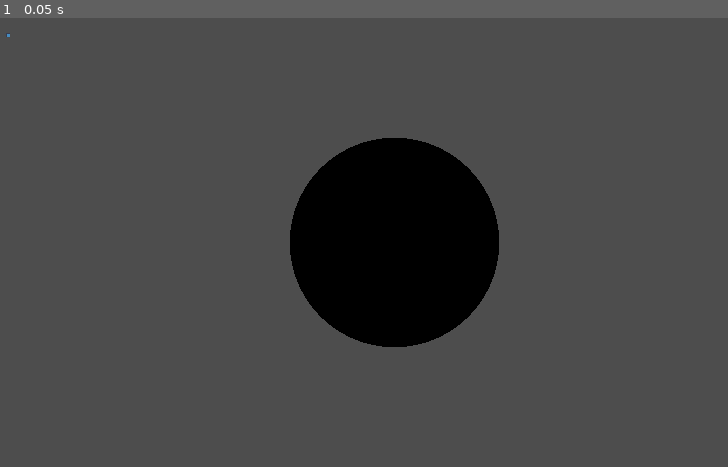
Above: before the commit, frame 1.
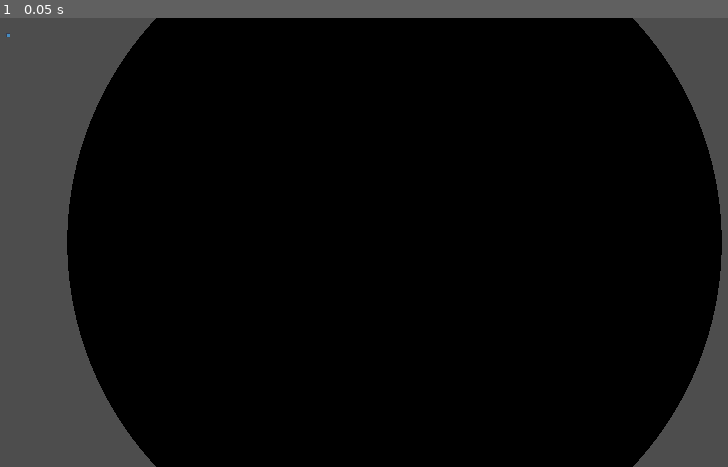
Above: after the commit, the same moment.

Repository: Chustrup/Raymarching---Godot
Game: Godot game, scene res://node_3d.tscn
The game is run twice, just before and just after one commit, with the same random seed, the same clock (stepped at 60 frames per second) and the same inputs. The engine's default icon, where the game draws it, is replaced by a stand-in: a white triangle on a blue panel in a dark square.
Inputs:
- Up to frame 1 (0.05 s): no input

The runs differ from the first frame. In frame 1, 72% of the frame differs, in the area x 9-100%, y 0-100%.

Commit message:
Lightning logic

Diff:
--- a/Raymarcher.gdshader
+++ b/Raymarcher.gdshader
@@ -1,9 +1,15 @@
 shader_type spatial;
+
+uniform bool lightning = false;
 
 varying vec3 CAMERA_POSITION;
 varying vec3 CAMERA_DIRECTION;
 varying mat4 _CAMERA_MATRIX;
 varying mat4 _INVERSE_PROJECTION;
+
+struct Light {
+	vec3 pos;
+};
 
 void vertex() {
 
@@ -14,6 +20,7 @@
 	POSITION = vec4(VERTEX, 1.0);
 
 }
+
 
 float sd_sphere(vec3 pos, float r) {
 
@@ -27,6 +34,30 @@
 
 	return sphere;
 
+}
+
+vec3 get_normal(vec3 pos) {
+
+
+	float epsilon = 0.01;
+	vec2 epsilonVec = vec2(epsilon, 0.0);
+
+	float x = get_dist(pos + epsilonVec.xyy);
+	float y = get_dist(pos + epsilonVec.yxy);
+	float z = get_dist(pos + epsilonVec.yyx);
+
+	return normalize(vec3(x, y, z));
+}
+
+
+
+Light create_light(vec3 pos) {
+
+	Light light;
+	light.pos = pos;
+
+
+	return light;
 }
 
 float RayMarch(vec3 ro, vec3 rd) {
@@ -53,6 +84,18 @@
 
 }
 
+float get_light(vec3 pos, Light light) {
+
+	vec3 toLight = light.pos - pos;
+	vec3 normal = get_normal(pos);
+
+	float intensity = dot(normal, normalize(toLight));
+
+	return intensity;
+}
+
+
+
 void fragment() {
 
 	vec2 uv = SCREEN_UV;
@@ -71,10 +114,22 @@
 	if (dist_marched >= max_dist) {
 		discard;
 	}
+
+	vec3 rayPos = ro + rd * dist_marched;
+
+	Light light = create_light(vec3(5.0));
+
+
+
+	vec3 col = vec3(dist_marched * 0.1);
+
+	vec3 normal = get_normal(rayPos);
+
+	if (lightning) {
+		float lightIntensity = get_light(rayPos, light);
+		col *= lightIntensity;
+	}
+	col *= vec3(1.0, 0.0, 0.0);
 	// Called for every pixel the material is visible on.
-	ALBEDO.xyz = vec3(dist_marched * 0.1);
+	ALBEDO.xyz = col;
 }
-
-void light() {
-
-}
--- a/node_3d.tscn
+++ b/node_3d.tscn
@@ -21,7 +21,7 @@
 texture = ExtResource("1_yovtr")
 
 [node name="Camera3D" type="Camera3D" parent="."]
-transform = Transform3D(1, 0, 0, 0, 1, 0, 0, 0, 1, 0, 0, 5.325)
+transform = Transform3D(1, 0, 0, 0, 1, 0, 0, 0, 1, 0, 0, 1.95378)
 fov = 45.0
 
 [node name="MeshInstance3D" type="MeshInstance3D" parent="Camera3D"]
